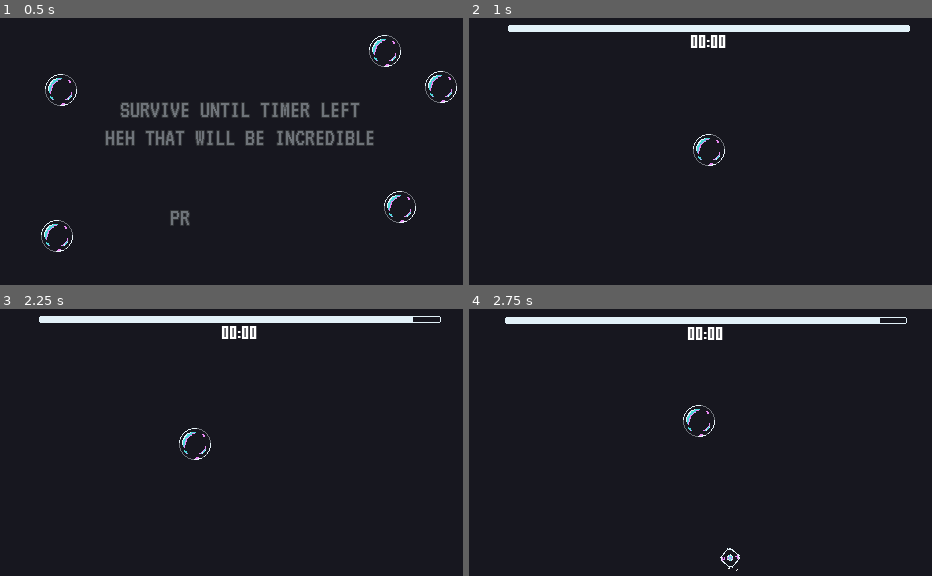
Above: before the commit, frames 1-4 (two rows, left to right).
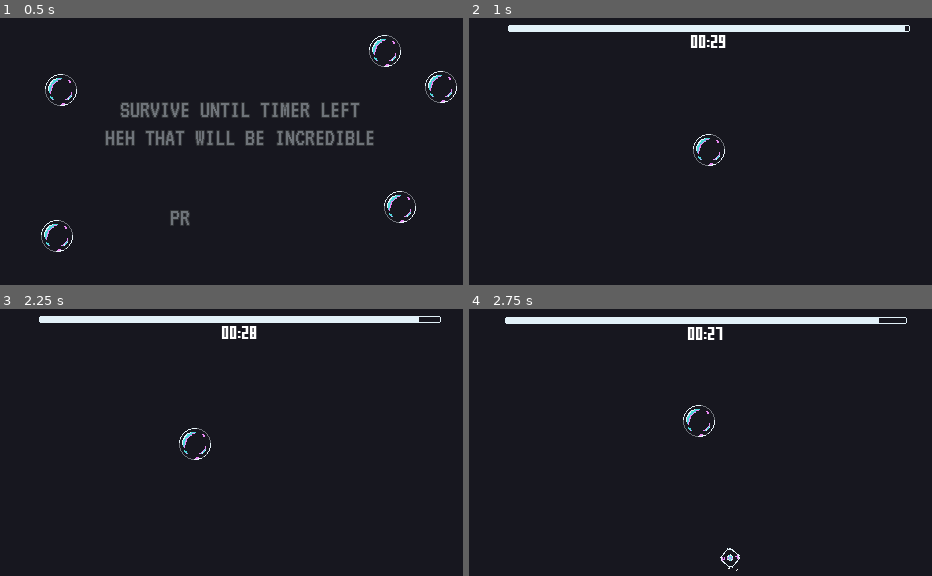
Above: after the commit, the same moments.

Repository: deadbit-dev/juice-jam
Game: Godot game, scene res://Game.tscn
Same seed, same stepped clock (60 frames per second), same inputs: the game is played once before the commit and once after it.
Inputs (mouse positions are in pixels of both pictures, inside the frame that each line leads up to):
- Up to frame 1 (0.5 s): no input
- Up to frame 2 (1 s): tap Enter at 0.5 s; click (709, 148) at 0.67 s
- Up to frame 3 (2.25 s): move the mouse to (143, 453) at 1.27 s; click (143, 453) at 1.42 s; move the mouse to (287, 381) at 2.02 s; click (287, 381) at 2.17 s
- Up to frame 4 (2.75 s): no input

Frame 1 is identical in both runs. In frame 2, less than 0.1% of the frame differs, in the area x 52-96%, y 2-11%; in frame 3, less than 0.1%; in frame 4, less than 0.1%, in the area x 51-89%, y 3-12%.

Commit message:
fix bar as linear interpolate changing

Diff:
--- a/game/scripts/GUI.gd
+++ b/game/scripts/GUI.gd
@@ -1,19 +1,19 @@
 extends MarginContainer
 
+export var dt = 20.0
+
 onready var bar = $Bars/TimerBar/Progress
+onready var count = $Bars/TimerBar/Time
+onready var timer = $"../WinTimer"
 onready var tween = $Tween
 
-# var anim_time_left = 0
 
 func _ready():
-	var win_time = $"../WinTimer".wait_time
-	bar.max_value = win_time
-	# if not tween.is_active():
-	#	tween.start()
+	var win_time = timer.wait_time
+	bar.max_value = win_time * dt
 
 
 func _process(delta):
-	var time_left = $"../WinTimer".time_left
-	# tween.interpolate_property(self, "anim_time_left", anim_time_left, time_left, 0.01)
-	# bar.value = anim_time_left
-	bar.value = time_left
+	var time_left = timer.time_left
+	count.text =  "00:" + String(int(time_left))
+	bar.value = time_left * dt
